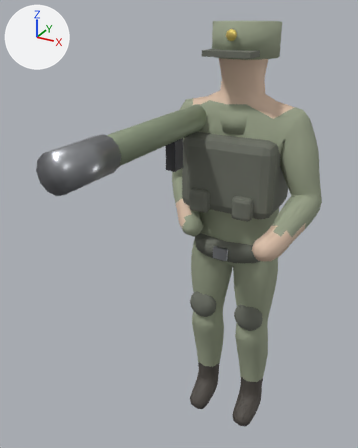
One commit to the glTF model models/units/red_inf_at.glb: the scene before it, then after it.
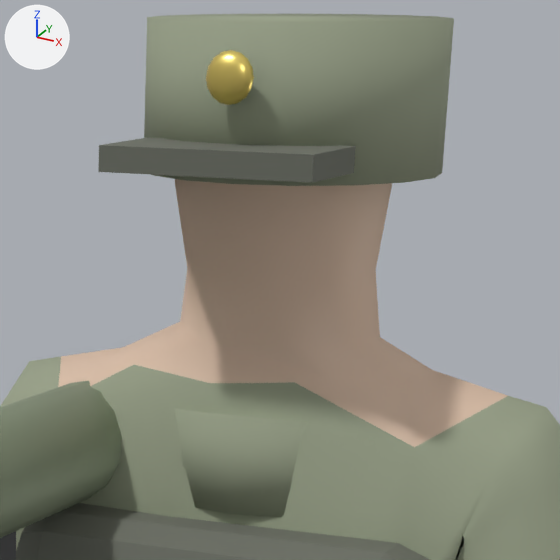
The first picture shows the older version from a 50 mm lens placed at (0.94, -2.36, 2.41), pointed at (-0.19, -0.31, 1.39). The close-ups show the older and then the newer version on the part from 50% to 86% of the width and 4% to 32% of the height of that picture. Only the edits that show in the close-ups are written down. Lighting does not change. The marker at upper left points along +X, +Y and +Z. Where no turn or scale is listed for an object, it has been applied to the vertices.

Objects in the first close-up: 'Body', 'Cap', 'Collar', 'Launcher', 'Peak', 'Star', 'Vest' and 1 more.
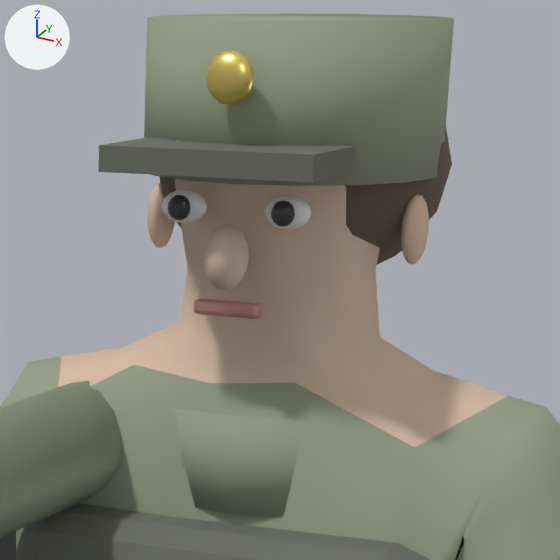
What differs and where, as boxes (x1, y1, x2, y2) in the close-ups (560 x 560 px):
'Hair', added
    after: (159, 129, 452, 265)
'Nose', added (beige)
    after: (204, 224, 249, 291)
'Ear.001', added (beige)
    after: (401, 194, 429, 265)
'Mouth', added
    after: (193, 299, 264, 319)
'Ear', added (beige)
    after: (147, 183, 175, 248)
'EyeW.001', added
    after: (264, 195, 311, 229)
'EyeW', added
    after: (162, 190, 207, 223)
'Pupil.001', added
    after: (271, 200, 295, 227)
'Pupil', added
    after: (168, 195, 190, 221)

What the commit changed:
Material 'Pupil' (mat_pupil) is new.
Its base color is (0.05, 0.05, 0.06) (dark grey #3f3f45).
Its roughness is 0.2.
Material 'Lip' (mat_lip) is new.
Its base color is (0.5, 0.25, 0.22) (pink #bc8981).
Its roughness is 0.6.
Material 'Hair' (mat_hair) is new.
Its base color is (0.14, 0.1, 0.07) (brown #69594b).
Its roughness is 0.85.
Material 'EyeWhite' (mat_eyewhite) is new.
Its base color is (0.9, 0.9, 0.88) (white #f3f3f1).
Its roughness is 0.3.
Mesh me_sphere_005 is new.
It is a UV sphere (16 segments, 8 rings, poles along z) spanning x 0.0455..0.0715, y -0.1612..-0.1456, z 2.197..2.223.
It uses material mat_pupil (dark grey #3f3f45).
Mesh me_sphere_002_1 is new.
It is a UV sphere (16 segments, 8 rings, poles along z) spanning x -0.0715..-0.0455, y -0.1612..-0.1456, z 2.197..2.223.
It uses material mat_pupil (dark grey #3f3f45).
Mesh me_sphere_007 is new.
It is a UV sphere (16 segments, 8 rings, poles along z) spanning x -0.0221..0.0221, y -0.1878..-0.1293, z 2.1294..2.197.
It uses material mat_skin (beige #ddc0aa).
Mesh me_cube_003_1 is new.
It has 56 vertices, 108 faces and spans x -0.039..0.039, y -0.156..-0.1404, z 2.1021..2.1177.
It uses material mat_lip (pink #bc8981).
Mesh me_sphere_008 is new.
It is a UV sphere (16 segments, 8 rings, poles along z) spanning x -0.162..0.162, y -0.117..0.208, z 2.113..2.373.
It uses material mat_hair (brown #69594b).
Mesh me_sphere_004 is new.
It is a UV sphere (16 segments, 8 rings, poles along z) spanning x 0.0325..0.0845, y -0.1534..-0.1274, z 2.1931..2.2269.
It uses material mat_eyewhite (white #f3f3f1).
Mesh me_sphere_001_1 is new.
It is a UV sphere (16 segments, 8 rings, poles along z) spanning x -0.0845..-0.0325, y -0.1534..-0.1274, z 2.1931..2.2269.
It uses material mat_eyewhite (white #f3f3f1).
Mesh me_sphere_006 is new.
It is a UV sphere (16 segments, 8 rings, poles along z) spanning x 0.1362..0.1622, y -0.026..0.026, z 2.1476..2.2204.
It uses material mat_skin (beige #ddc0aa).
Mesh me_sphere_003 is new.
It is a UV sphere (16 segments, 8 rings, poles along z) spanning x -0.1622..-0.1362, y -0.026..0.026, z 2.1476..2.2204.
It uses material mat_skin (beige #ddc0aa).
Object 'Pupil.001' (ob_pupil_001) is new; it shows me_sphere_005.
Its location is (0.0, 0.0, -0.051).
Object 'Pupil' (ob_pupil) is new; it shows me_sphere_002_1.
Its location is (0.0, 0.0, -0.051).
Object 'Nose' (ob_nose) is new; it shows me_sphere_007.
Its location is (0.0, 0.0, -0.051).
Object 'Mouth' (ob_mouth) is new; it shows me_cube_003_1.
Its location is (0.0, 0.0, -0.051).
Object 'Hair' (ob_hair) is new; it shows me_sphere_008.
Its location is (0.0, 0.0, -0.051).
Object 'EyeW.001' (ob_eyew_001) is new; it shows me_sphere_004.
Its location is (0.0, 0.0, -0.051).
Object 'EyeW' (ob_eyew) is new; it shows me_sphere_001_1.
Its location is (0.0, 0.0, -0.051).
Object 'Ear.001' (ob_ear_001) is new; it shows me_sphere_006.
Its location is (0.0, 0.0, -0.051).
Object 'Ear' (ob_ear) is new; it shows me_sphere_003.
Its location is (0.0, 0.0, -0.051).
